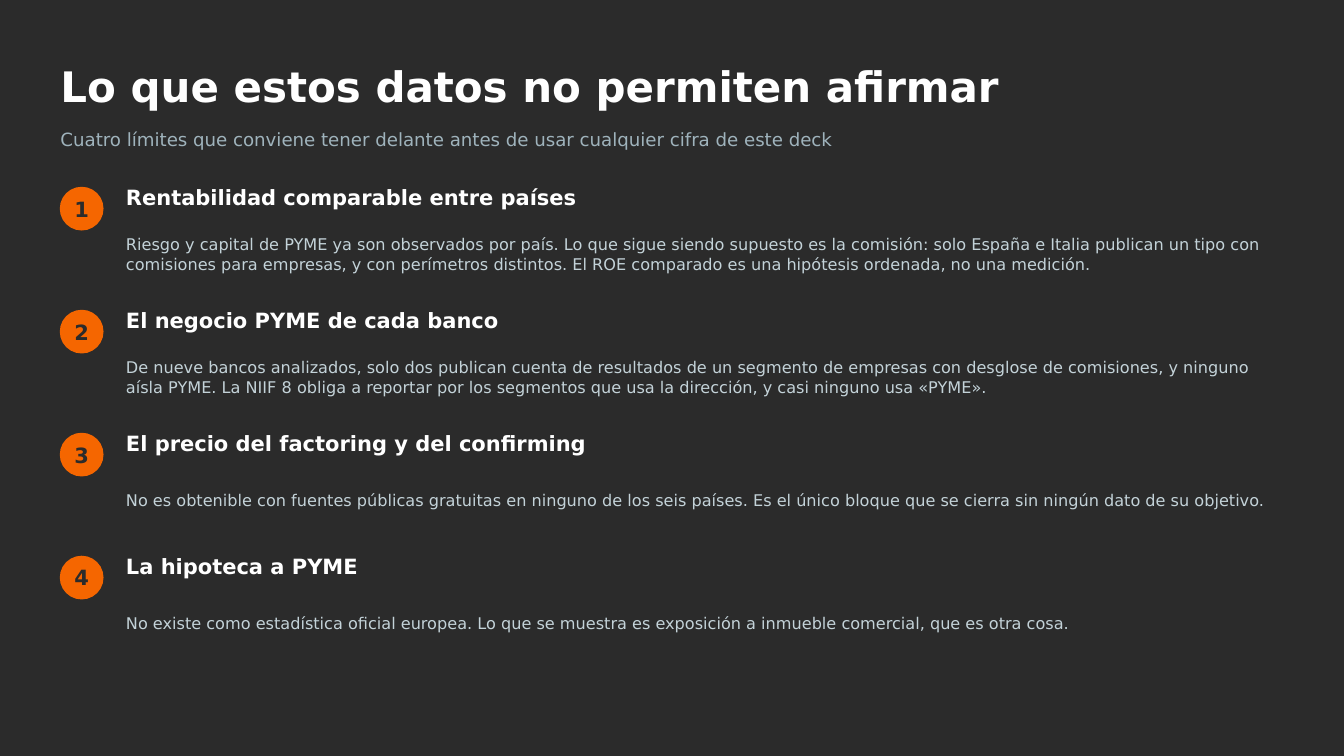
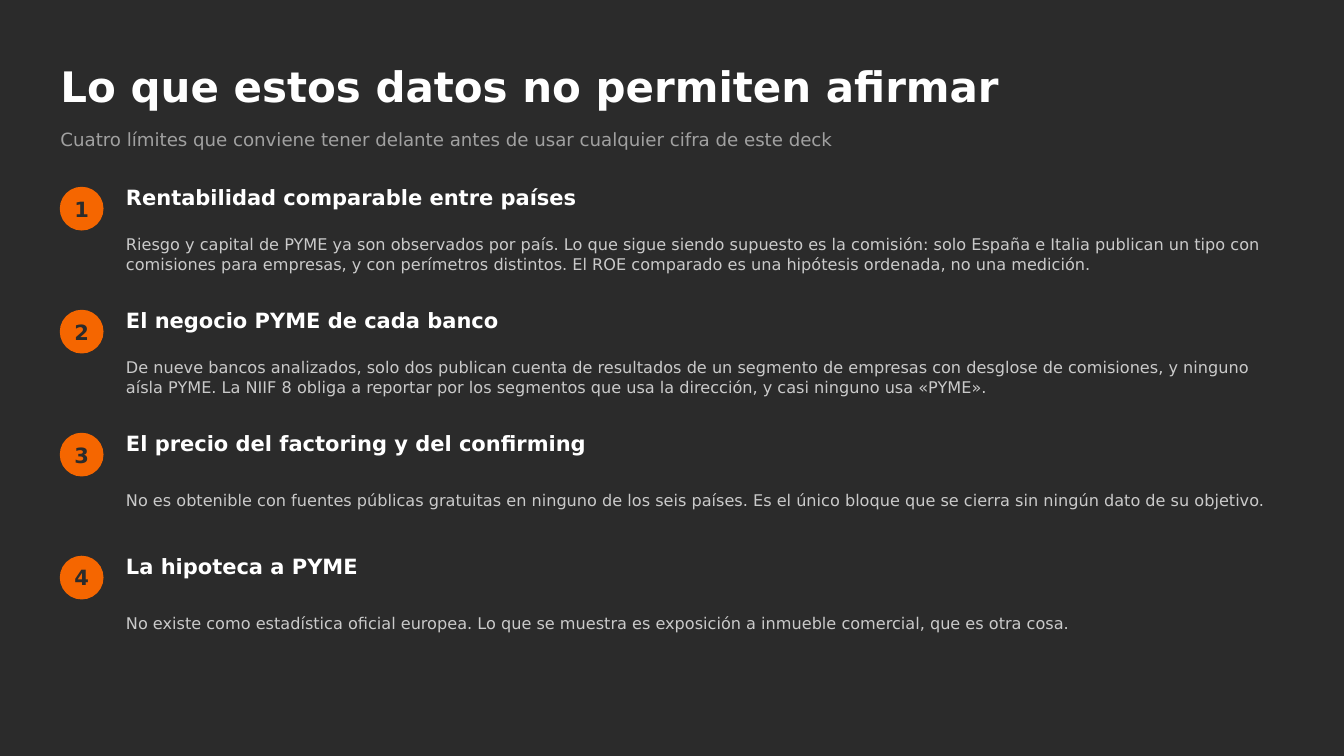
Before and after one commit to agomez2812-lang/sturdy-barnacle, a slide deck: slide 20 of pres/rentabilidad_pyme.pptx. Drawn at 1344x756 pixels with LibreOffice and Linux fonts; fonts in the diff are those of the drawing. Boxes give left, top, right and bottom in pixels: in the first picture for what was removed or moved away, otherwise in the second. Text is boxed around its words. In the diff, an @@ line names an element or a change of style, - is before the commit and + after.

```diff
--- a/pres/rentabilidad_pyme.pptx
+++ b/pres/rentabilidad_pyme.pptx
@@ text "Cuatro límites que conviene tener ..." at (x1=60, y1=131, x2=832, y2=150): text colour #9FB3BC to #A1A1A1 @@
```
Also in this commit, not shown: 20 other slides changed, 5 other files.
